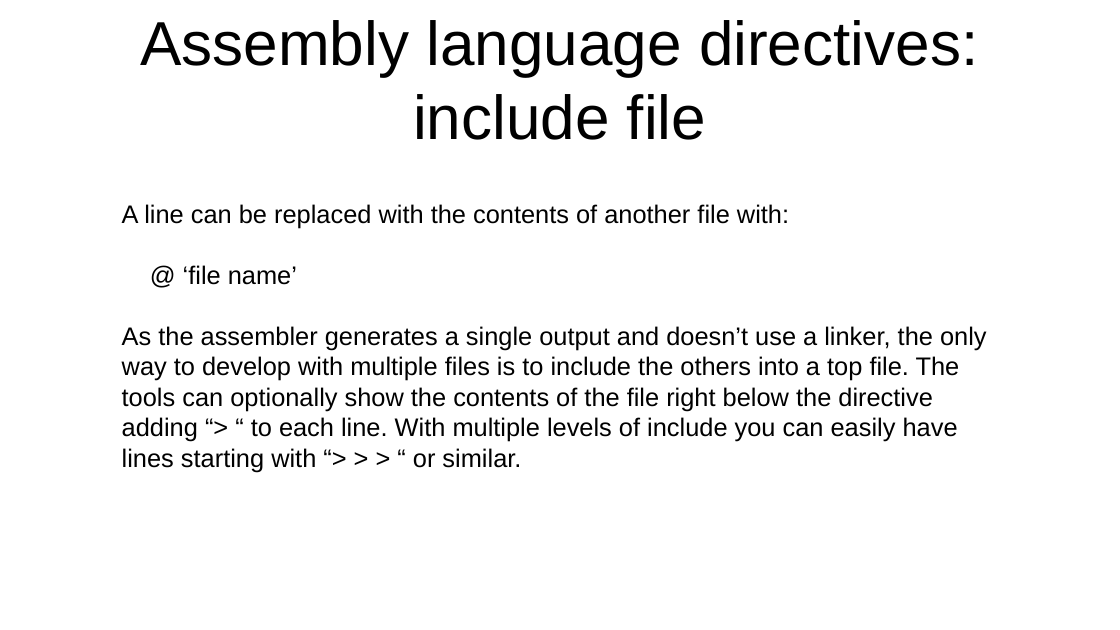
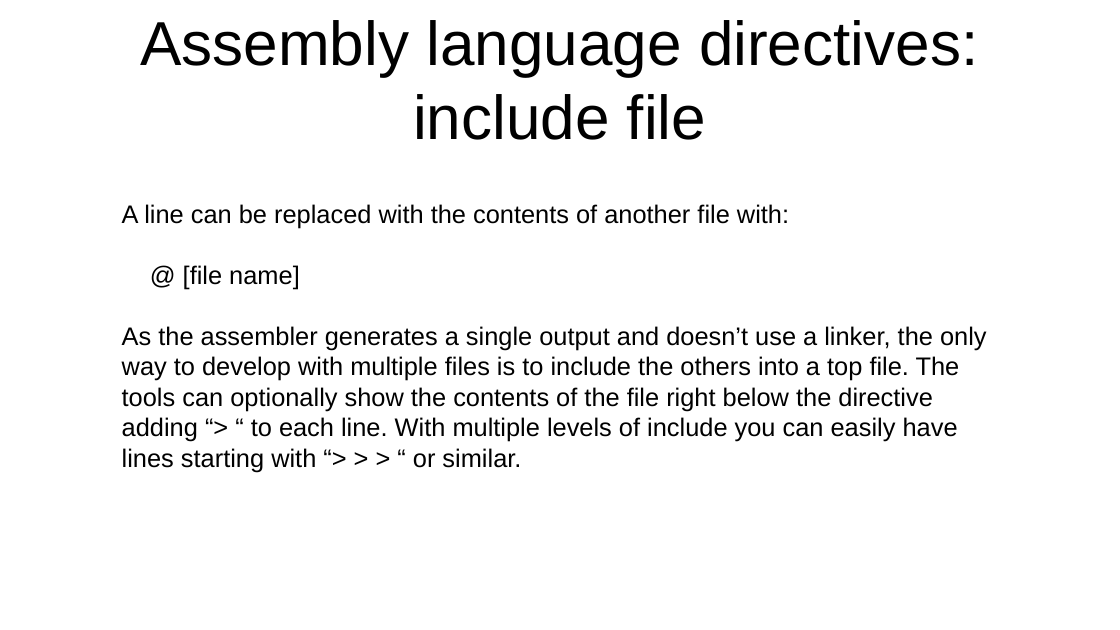
Before and after one commit to jeceljr/baby8, a slide deck: slide 19 of doc/baby8.odp. Drawn at 1120x630 pixels with LibreOffice and Linux fonts; fonts in the diff are those of the drawing. Boxes give left, top, right and bottom in pixels: in the first picture for what was removed or moved away, otherwise in the second. Text is boxed around its words. In the diff, an @@ line names an element or a change of style, - is before the commit and + after.

```diff
--- a/doc/baby8.odp
+++ b/doc/baby8.odp
@@ text at (183,265,300,289): text changed @@
-@ ‘file name’
+@ [file name]
```
Also in this commit, not shown: 3 other slides changed, 2 other files.
